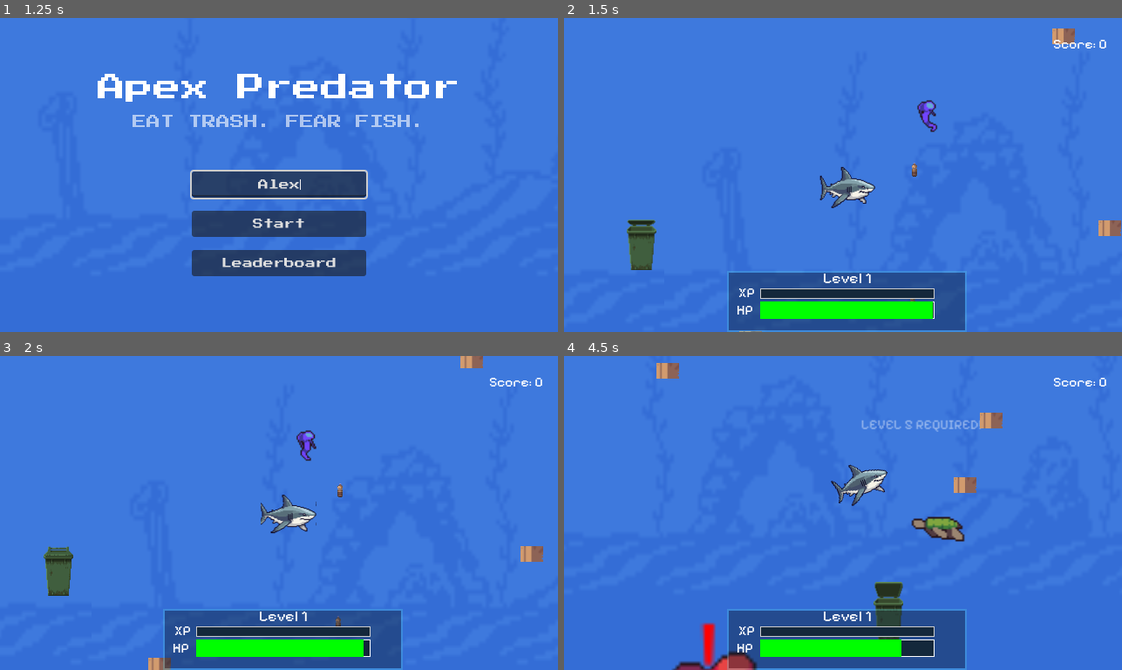
Above: before the commit, frames 1-4 (two rows, left to right).
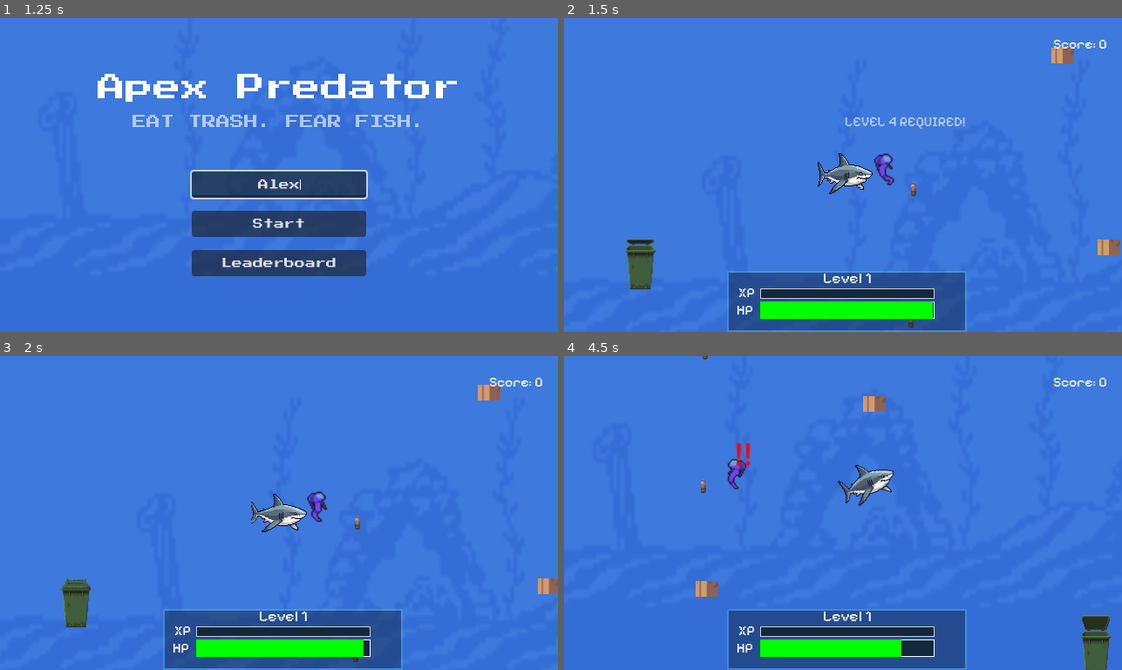
Above: after the commit, the same moments.

Repository: Umar-005/Apex-Predator
Game: Godot game, scene res://scenes/main_menu.tscn
Same seed, same stepped clock (60 frames per second), same inputs: the game is played once before the commit and once after it. Sound files missing from this copy of the repository are replaced by a short silence.
Inputs (mouse positions are in pixels of both pictures, inside the frame that each line leads up to):
- Up to frame 1 (1.25 s): click (279, 184) at 0.52 s; type "Alex" at 0.6 s
- Up to frame 2 (1.5 s): click "Start" at 1.25 s
- Up to frame 3 (2 s): no input
- Up to frame 4 (4.5 s): tap Enter (ui_accept) at 2, 2.27, 3.02 s; move the mouse to (965, 497) at 2.02 s; hold Right (move_right) 2.03-2.78 s; click (965, 497) at 2.1 s; move the mouse to (731, 528) at 2.77 s; hold Down (move_down) 2.78-3.53 s; click (731, 528) at 2.85 s; move the mouse to (898, 443) at 3.52 s; hold Right (move_right) 3.53-4.28 s; hold Space (sprint) 3.53-4.28 s; click (898, 443) at 3.8 s; move the mouse to (815, 575) at 4.27 s; hold W (move_up) from 4.28 s (still down); click (815, 575) at 4.35 s

Frame 1 is identical in both runs. In frame 2, 3.4% of the frame differs, in the area x 11-100%, y 3-100%; in frame 3, 3.4%; in frame 4, 5.3%, in the area x 16-98%, y 0-100%.

Commit message:
Complete Apex Predator game jam release

Diff:
--- a/apex-predator/scenes/main.tscn
+++ b/apex-predator/scenes/main.tscn
@@ -276,7 +276,6 @@
 "
 
 [node name="TrashSpawner" type="Timer" parent="." unique_id=1919238840]
-wait_time = 2.0
 autostart = true
 
 [node name="BackgroundAudio" type="AudioStreamPlayer2D" parent="." unique_id=631505999]
@@ -287,7 +286,7 @@
 [node name="MarineLifeSpawner" type="Node2D" parent="." unique_id=1886938766]
 script = ExtResource("9_85g3d")
 marine_life_scenes = Array[PackedScene]([ExtResource("8_tipki"), ExtResource("10_choun"), ExtResource("11_a8y0u"), ExtResource("12_jkv2x"), ExtResource("13_jbj1t"), ExtResource("14_muem4")])
-max_fish = 20
+max_fish = 30
 
 [node name="Jellyfish" parent="." unique_id=1207321505 instance=ExtResource("10_choun")]
 
--- a/apex-predator/scenes/main_menu.tscn
+++ b/apex-predator/scenes/main_menu.tscn
@@ -14,7 +14,7 @@
 func _ready():
 	leaderboard_request.request_completed.connect(_on_leaderboard_received)
 
-	leaderboard_request.request(\"http://localhost:3000/leaderboard\")
+	leaderboard_request.request(\"https://apex-predator-api-0oo5.onrender.com/leaderboard\")
 
 
 func _on_leaderboard_received(result, response_code, headers, body):
--- a/apex-predator/scenes/marine_life/eele.tscn
+++ b/apex-predator/scenes/marine_life/eele.tscn
@@ -151,7 +151,7 @@
 }]
 
 [sub_resource type="RectangleShape2D" id="RectangleShape2D_yvo1i"]
-size = Vector2(78.666664, 15.500003)
+size = Vector2(72, 15.500003)
 
 [sub_resource type="CircleShape2D" id="CircleShape2D_ffd81"]
 radius = 130.0
@@ -171,10 +171,12 @@
 "
 
 [sub_resource type="RectangleShape2D" id="RectangleShape2D_t1dns"]
-size = Vector2(82, 14.416667)
+size = Vector2(68, 14.416667)
 
 [node name="eele" type="CharacterBody2D" unique_id=1207321505 groups=["marine_life"]]
 scale = Vector2(1.5, 1.5)
+collision_layer = 4
+collision_mask = 2
 script = ExtResource("1_4tdon")
 swim_speed = 130.0
 territory_radius = 300.0
@@ -193,10 +195,12 @@
 autoplay = "default"
 
 [node name="CollisionShape2D" type="CollisionShape2D" parent="." unique_id=364963925]
-position = Vector2(-6.666667, 2.6666641)
+position = Vector2(-3.3333347, 2.6666641)
 shape = SubResource("RectangleShape2D_yvo1i")
 
 [node name="Domain" type="Area2D" parent="." unique_id=679899523]
+collision_layer = 4
+collision_mask = 2
 
 [node name="CollisionShape2D" type="CollisionShape2D" parent="Domain" unique_id=1153008346]
 shape = SubResource("CircleShape2D_ffd81")
@@ -213,7 +217,7 @@
 collision_layer = 5
 
 [node name="CollisionShape2D" type="CollisionShape2D" parent="HitBox" unique_id=1800505745]
-position = Vector2(-4.6666665, 2.666668)
+position = Vector2(-2.6666667, 2.666668)
 shape = SubResource("RectangleShape2D_t1dns")
 
 [node name="AttackSound" type="AudioStreamPlayer2D" parent="." unique_id=96630828]
--- a/apex-predator/scenes/marine_life/fish.tscn
+++ b/apex-predator/scenes/marine_life/fish.tscn
@@ -161,6 +161,8 @@
 
 [node name="Fish" type="CharacterBody2D" unique_id=1207321505 groups=["marine_life"]]
 scale = Vector2(1.5, 1.5)
+collision_layer = 4
+collision_mask = 2
 script = ExtResource("1_6uk2k")
 
 [node name="AnimatedSprite2D" type="AnimatedSprite2D" parent="." unique_id=1661998975]
@@ -173,6 +175,8 @@
 shape = SubResource("RectangleShape2D_yvo1i")
 
 [node name="Domain" type="Area2D" parent="." unique_id=679899523]
+collision_layer = 4
+collision_mask = 2
 
 [node name="CollisionShape2D" type="CollisionShape2D" parent="Domain" unique_id=1153008346]
 shape = SubResource("CircleShape2D_ffd81")
--- a/apex-predator/scenes/marine_life/jellyfish.tscn
+++ b/apex-predator/scenes/marine_life/jellyfish.tscn
@@ -133,6 +133,8 @@
 
 [node name="Jellyfish" type="CharacterBody2D" unique_id=1207321505 groups=["marine_life"]]
 scale = Vector2(1.5, 1.5)
+collision_layer = 4
+collision_mask = 2
 script = ExtResource("1_h5umb")
 required_level = 4
 
@@ -149,6 +151,7 @@
 shape = SubResource("RectangleShape2D_yvo1i")
 
 [node name="Domain" type="Area2D" parent="." unique_id=679899523]
+collision_mask = 2
 
 [node name="CollisionShape2D" type="CollisionShape2D" parent="Domain" unique_id=1507544196]
 shape = SubResource("CircleShape2D_t1dns")
@@ -161,7 +164,6 @@
 theme_override_font_sizes/font_size = 24
 
 [node name="HitBox" type="Area2D" parent="." unique_id=2089110748 groups=["marine_life"]]
-collision_layer = 5
 
 [node name="CollisionShape2D" type="CollisionShape2D" parent="HitBox" unique_id=1800505745]
 position = Vector2(0, 3.3333333)
--- a/apex-predator/scenes/marine_life/octopus.tscn
+++ b/apex-predator/scenes/marine_life/octopus.tscn
@@ -175,13 +175,15 @@
 
 [node name="Octopus" type="CharacterBody2D" unique_id=1207321505 groups=["marine_life"]]
 scale = Vector2(4, 4)
+collision_layer = 4
+collision_mask = 2
 script = ExtResource("1_r2tup")
 swim_speed = 70.0
 territory_radius = 300.0
 chase_speed = 250.0
 required_level = 10
 attack_cooldown = 0.5
-attack_range = 175.0
+attack_range = 120.0
 xp_reward = 100
 health_reward = 60
 
@@ -196,6 +198,8 @@
 shape = SubResource("RectangleShape2D_yvo1i")
 
 [node name="Domain" type="Area2D" parent="." unique_id=679899523]
+collision_layer = 4
+collision_mask = 2
 
 [node name="CollisionShape2D" type="CollisionShape2D" parent="Domain" unique_id=1153008346]
 shape = SubResource("CircleShape2D_ffd81")
--- a/apex-predator/scenes/marine_life/turtle.tscn
+++ b/apex-predator/scenes/marine_life/turtle.tscn
@@ -175,6 +175,8 @@
 
 [node name="Turtle" type="CharacterBody2D" unique_id=1207321505 groups=["marine_life"]]
 scale = Vector2(2, 2)
+collision_layer = 4
+collision_mask = 2
 script = ExtResource("1_wusmy")
 swim_speed = 50.0
 territory_radius = 200.0
@@ -197,6 +199,8 @@
 shape = SubResource("RectangleShape2D_yvo1i")
 
 [node name="Domain" type="Area2D" parent="." unique_id=679899523]
+collision_layer = 4
+collision_mask = 3
 
 [node name="CollisionShape2D" type="CollisionShape2D" parent="Domain" unique_id=1153008346]
 position = Vector2(0, -0.6666667)
--- a/apex-predator/scenes/marine_life/ugly_fish.tscn
+++ b/apex-predator/scenes/marine_life/ugly_fish.tscn
@@ -161,6 +161,8 @@
 
 [node name="UglyFish" type="CharacterBody2D" unique_id=1207321505 groups=["marine_life"]]
 scale = Vector2(2.5, 2.5)
+collision_layer = 4
+collision_mask = 2
 script = ExtResource("1_8koax")
 swim_speed = 150.0
 chase_speed = 320.0
--- a/apex-predator/scenes/player/shark.tscn
+++ b/apex-predator/scenes/player/shark.tscn
@@ -151,6 +151,8 @@
 radius = 14.0
 
 [node name="Shark" type="CharacterBody2D" unique_id=990862908]
+collision_layer = 3
+collision_mask = 5
 script = ExtResource("1_skie4")
 
 [node name="swim" type="AnimatedSprite2D" parent="." unique_id=1267227779]
--- a/apex-predator/scenes/trash/dumpster.tscn
+++ b/apex-predator/scenes/trash/dumpster.tscn
@@ -62,7 +62,7 @@
 required_level = 5
 drift_speed = 20.0
 bob_amount = 3.0
-health_reward = 80.0
+health_reward = 70.0
 xp_reward = 75
 score_reward = 100
 
--- a/apex-predator/scripts/fish.gd
+++ b/apex-predator/scripts/fish.gd
@@ -6,7 +6,7 @@
 @export var required_level = 3
 @export var attack_damage = 10.0
 @export var attack_cooldown = 0.3
-@export var attack_range = 100.0
+@export var attack_range = 80.0
 @export var xp_reward = 30
 @export var health_reward = 10
 
@@ -39,9 +39,9 @@
 	if shark_in_domain:
 		time_in_domain += delta
 
-		if time_in_domain >= 2.75:
+		if time_in_domain >= 2.25:
 			state = State.AGGRESSIVE
-		elif time_in_domain >= 1.5:
+		elif time_in_domain >= 1.0:
 			state = State.WARNING
 		else:
 			state = State.PASSIVE
@@ -53,23 +53,30 @@
 		direction = global_position.direction_to(shark.global_position)
 		var distance = global_position.distance_to(shark.global_position)
 
-		if distance <= attack_range:
+		# Chase until within attack range
+		if distance > attack_range:
+			velocity = direction * chase_speed
+		else:
+			# Stop moving and attack
 			velocity = Vector2.ZERO
 
 			if attack_timer <= 0.0:
 				attack()
-
-		elif distance > attack_range + 15.0:
-			velocity = direction * chase_speed
-
-		else:
-			velocity = Vector2.ZERO
 
 	else:
 		direction = global_position.direction_to(target_position)
 		velocity = direction * swim_speed
 
 	move_and_slide()
+
+	for i in get_slide_collision_count():
+		var collision = get_slide_collision(i)
+
+		if collision.get_collider() == shark:
+			velocity = Vector2.ZERO
+
+			if state == State.AGGRESSIVE and attack_timer <= 0.0:
+				attack()
 
 	# Sprite direction
 	if direction.x != 0:
@@ -92,6 +99,7 @@
 		State.AGGRESSIVE:
 			$WarningLabel.text = "!!"
 			$WarningLabel.show()
+
 
 func pick_new_target() -> void:
 	var direction = [-1.0, 1.0].pick_random()
--- a/apex-predator/scripts/main.gd
+++ b/apex-predator/scripts/main.gd
@@ -9,7 +9,7 @@
 @onready var trash_spawner: Timer = $TrashSpawner
 @onready var score_request: HTTPRequest = $ScoreRequest
 
-const API_URL = "http://localhost:3000/scores"
+const API_URL = "https://apex-predator-api-0oo5.onrender.com/scores"
 
 const TRASH_SCENES = [
 	preload("res://scenes/trash/bottle.tscn"),
--- a/apex-predator/scripts/marine_life_spawner.gd
+++ b/apex-predator/scripts/marine_life_spawner.gd
@@ -38,8 +38,8 @@
 		var scene = pick_weighted_scene()
 		var creature = scene.instantiate()
 
+		creature.position = to_local(spawn_position)
 		add_child(creature)
-		creature.global_position = spawn_position
 		creature.tree_exited.connect(respawn_marine_life)
 		return
 
@@ -81,10 +81,10 @@
 		spawn_weights = [50, 25, 15, 5, 3, 2]
 
 	elif player_level <= 4:
-		spawn_weights = [35, 30, 20, 10, 3, 2]
+		spawn_weights = [30, 27, 20, 10, 8, 5]
 
 	elif player_level <= 6:
-		spawn_weights = [20, 20, 25, 20, 10, 5]
+		spawn_weights = [15, 20, 25, 20, 12, 8]
 
 	else:
-		spawn_weights = [10, 15, 20, 20, 20, 15]
+		spawn_weights = [5, 10, 20, 20, 25, 20]
--- a/apex-predator/scripts/shark.gd
+++ b/apex-predator/scripts/shark.gd
@@ -43,7 +43,7 @@
 		print("Overlapping areas:", attack_hit_box.get_overlapping_areas())
 
 	# Health decay
-	var health_decay = 6.0 + (level - 1) * 4.0
+	var health_decay = 6.0 + (level - 1) * 4.75
 	health -= health_decay * delta
 	health = clamp(health, 0.0, max_health)
 
Not shown, added: apex-predator/export_presets.cfg
Not shown, added: apex-predator/index.apple-touch-icon.png.import
Not shown, added: apex-predator/index.icon.png.import
Not shown, added: apex-predator/index.png.import
Binary file added: apex-predator/web-export/index.apple-touch-icon.png
Binary file added: apex-predator/web-export/index.icon.png
Binary file added: apex-predator/web-export/index.png
Not shown, added: apex-predator/web-export.zip
Not shown, added: apex-predator/web-export/index.audio.position.worklet.js
Not shown, added: apex-predator/web-export/index.audio.worklet.js
Not shown, added: apex-predator/web-export/index.js
Not shown, added: apex-predator/web-export/index.pck
(and 1 more such lines)
